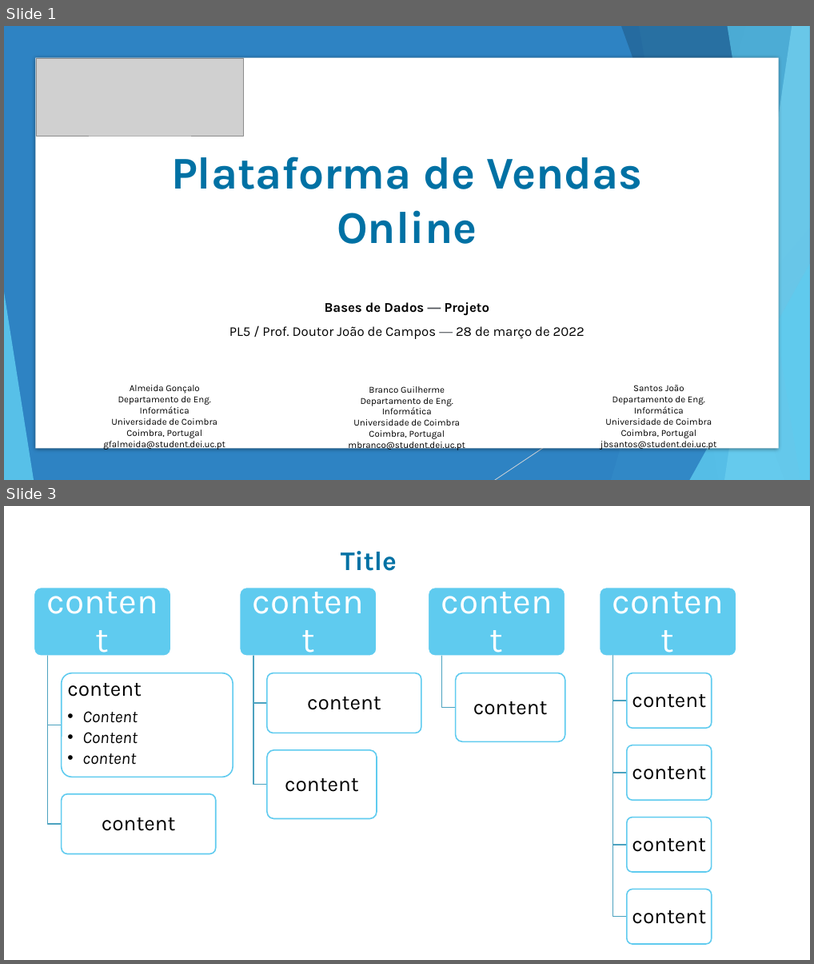
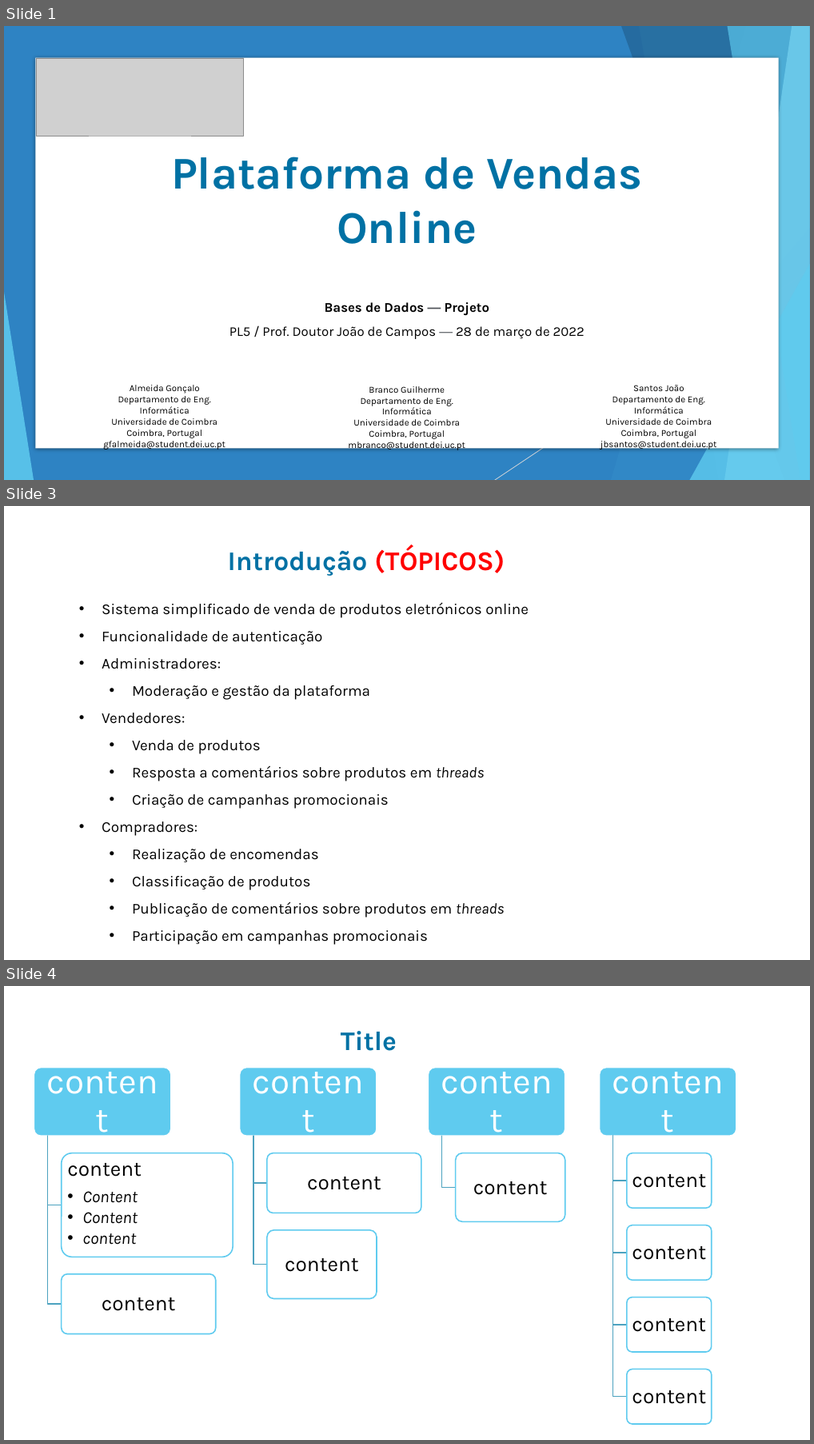
Before and after one commit to goncaloalmeida19/projeto-de-bd, a slide deck: Apresentação.pptx. Shown one above the other, each under a label of ours: slides 1 and 3 before the commit, slides 1, 3 and 4 after it; the slides between them are not shown. The pictures are 814x964 and 814x1444 pixels, drawn with LibreOffice and Linux fonts; fonts in the diff are those of the drawing; grey boxes stand for pictures; background and template pictures are left out. Boxes give left, top, right and bottom in pixels: in the first picture for what was removed or moved away, otherwise in the second. Text is boxed around its words. In the diff, an @@ line names an element or a change of style, - is before the commit and + after.

Commit message:
Tópicos para a "brief description" da introdução

```diff
--- a/Apresentação.pptx
+++ b/Apresentação.pptx
@@ slide 3 added at (4,506,810,960), background picture (left out) @@
@@ text added at (228,546,505,576), 32 pt, text #0071A4, bold @@
+Introdução (TÓPICOS)
@@ text added at (102,602,529,944), 18 pt, text #000000 @@
+• Sistema simplificado de venda de produtos eletrónicos online
+• Funcionalidade de autenticação
+• Administradores:
+  • Moderação e gestão da plataforma
+• Vendedores:
+  • Venda de produtos
+  • Resposta a comentários sobre produtos em threads
+  • Criação de campanhas promocionais
+• Compradores:
+  • Realização de encomendas
+  • Classificação de produtos
+  • Publicação de comentários sobre produtos em threads
+  • Participação em campanhas promocionais
@@ what was slide 3 is now slide 4 @@
```
Also in this commit, not shown: 1 slide changed.
